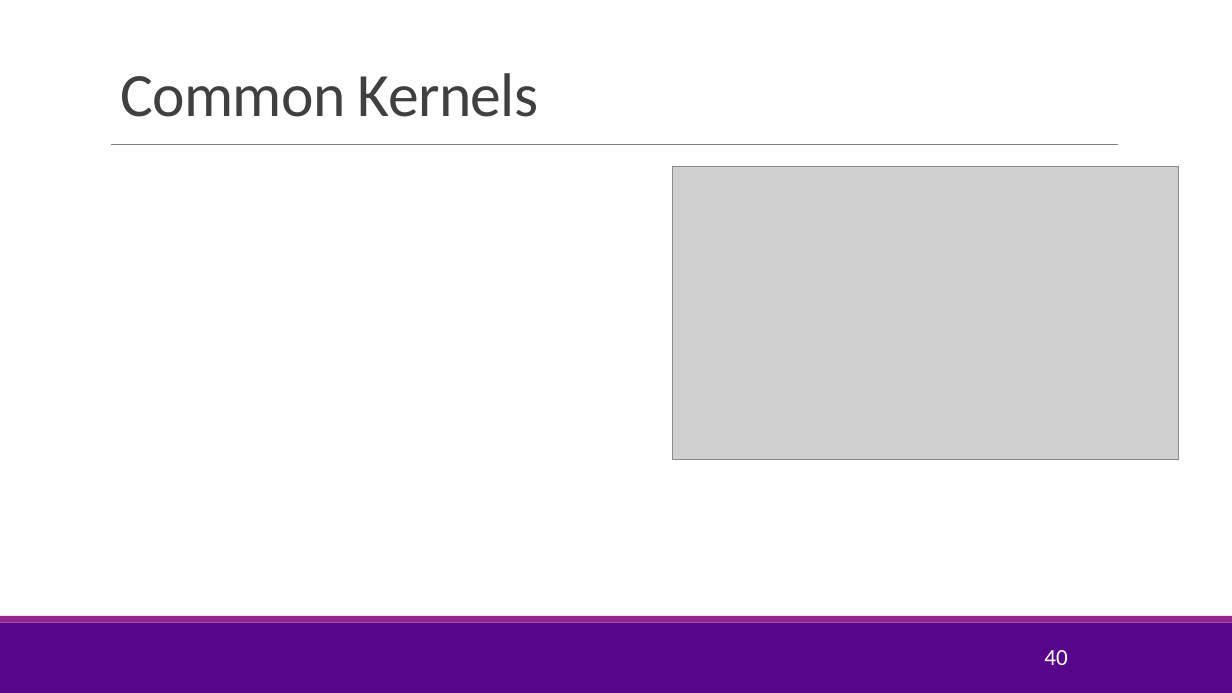
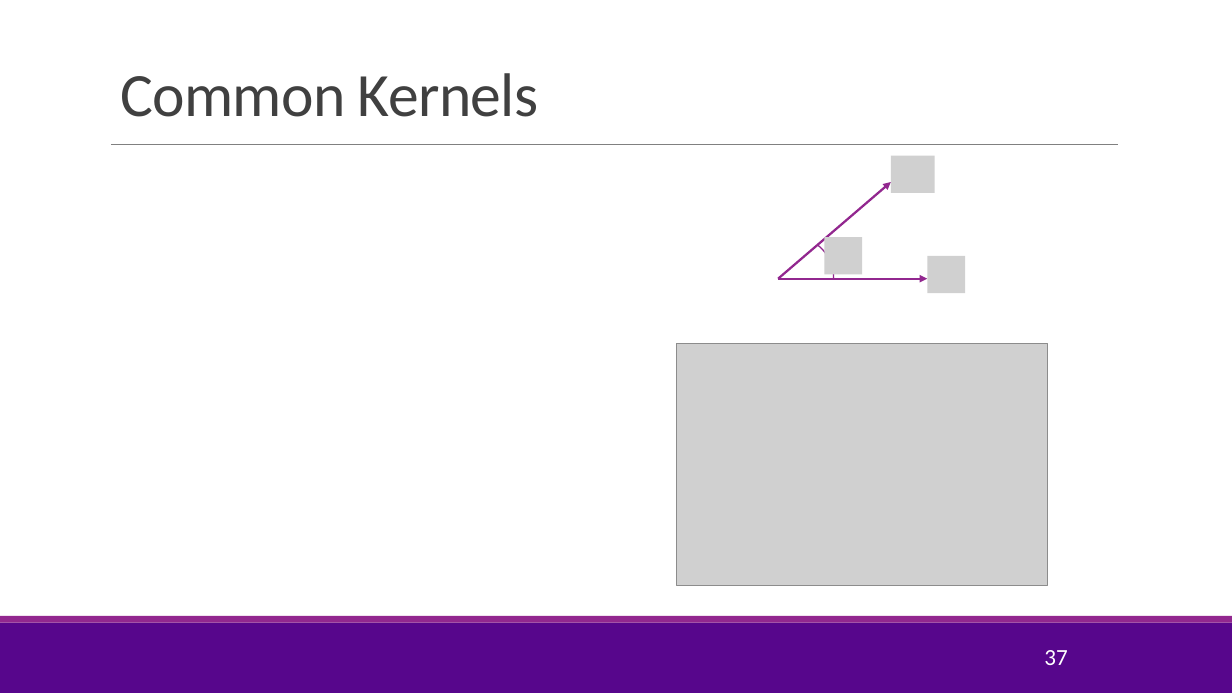
Before and after one commit to sdrangan/introml, a slide deck: slide 37 of lectures/Lect08_SVM.pptx (slide 40 before the commit). Drawn at 1232x693 pixels with LibreOffice and Linux fonts; fonts in the diff are those of the drawing; grey boxes stand for pictures; background and template pictures are left out. Boxes give left, top, right and bottom in pixels: in the first picture for what was removed or moved away, otherwise in the second. Text is boxed around its words. In the diff, an @@ line names an element or a change of style, - is before the commit and + after.

Commit message:
Modified kernel section of the lecture to better explain the concepts

```diff
--- a/lectures/Lect08_SVM.pptx
+++ b/lectures/Lect08_SVM.pptx
@@ picture removed at <box>673,166,1178,459</box> @@
@@ group added at <box>757,155,966,321</box>: 3 pictures, 2 arrows, 1 arc (boxed as its full ellipse) @@
@@ picture added at <box>677,343,1047,585</box> @@
@@ page number at <box>1044,650,1067,665</box>: text changed @@
-40
+37
```
Also in this commit, not shown: 7 other slides changed, 4 slides added, 1 slide removed, 3 other files.
